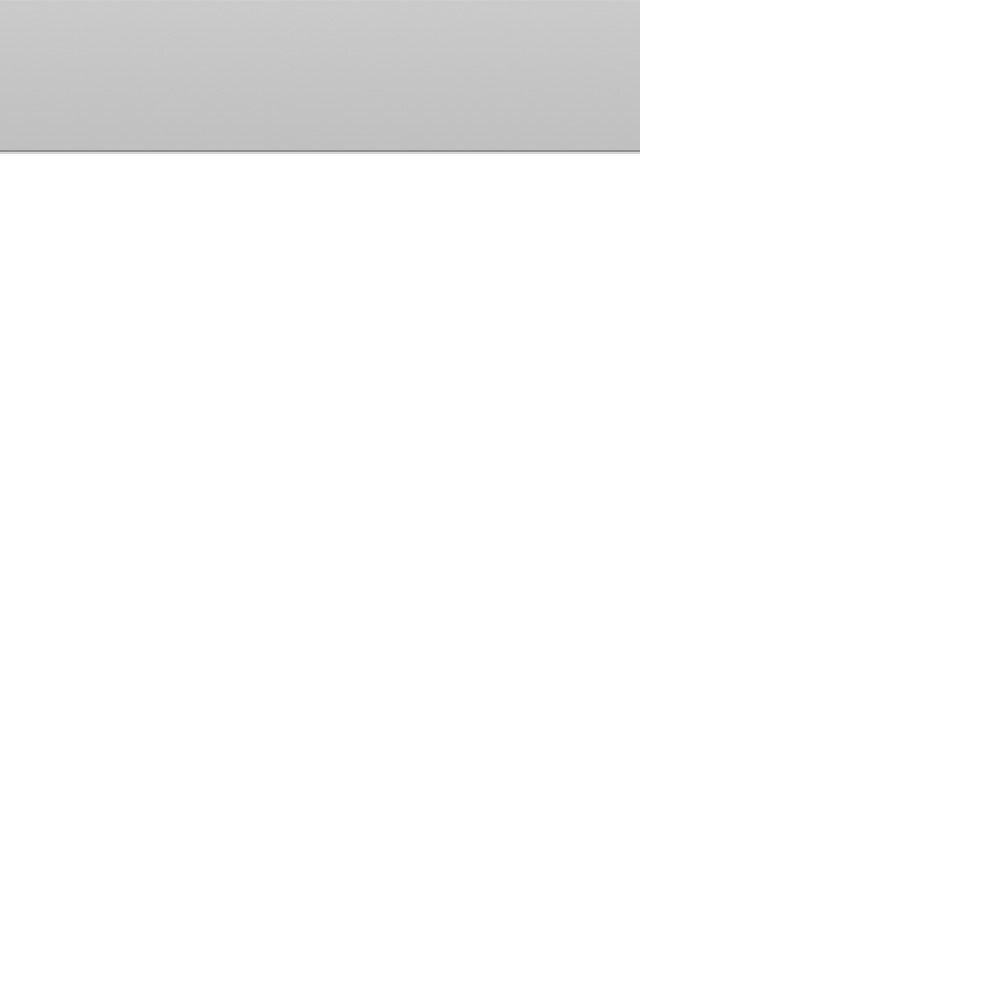
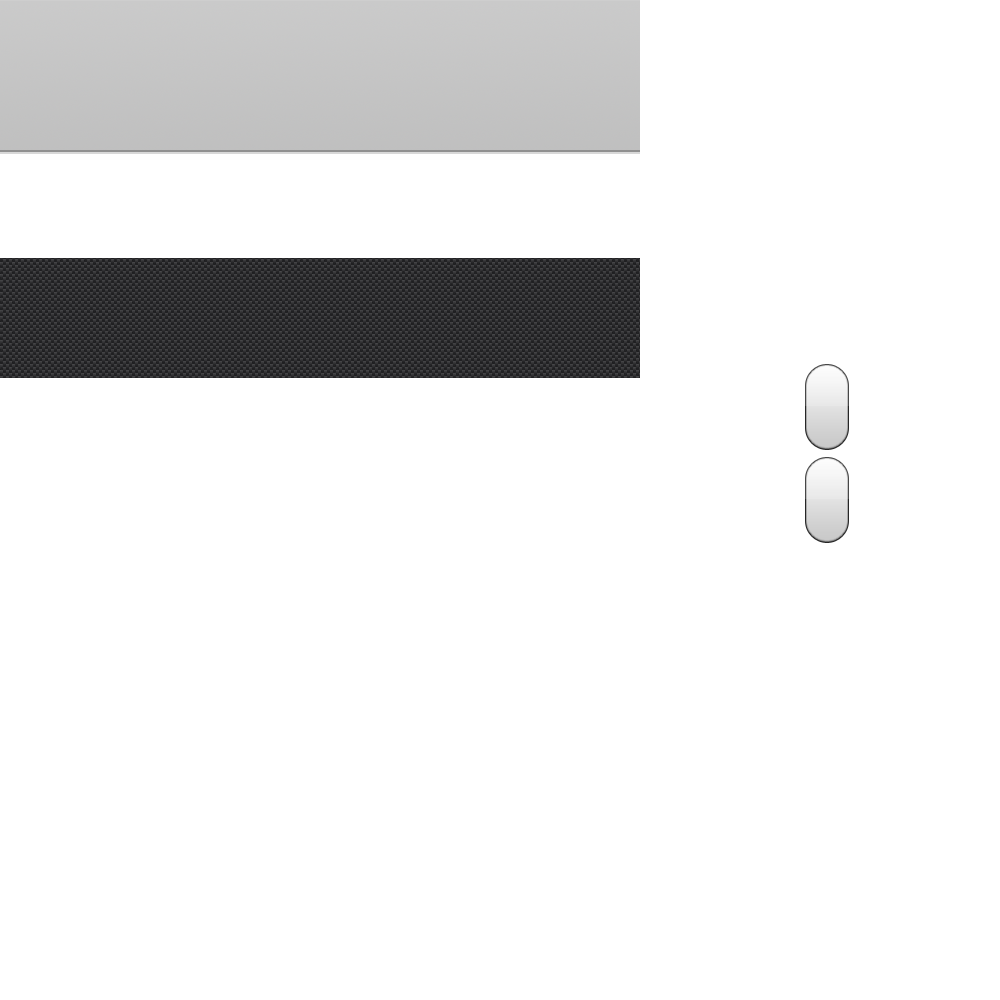
Layers edited between the first and the second w=1000, h=1000 image:
added group "Trend Background" with 1 layers above "Trend Buttons" over [0,258,640,378]
added layer "Layer 8" in group "Trend Background" over [0,258,640,378]
added group "Trend Button 3 copy" with 2 layers above "Trend Button 3" over [805,457,849,543]
added layer "Shine" (1st of 2, in "Trend Button 3 copy") (15%) in group "Trend Button 3 copy" over [805,457,849,499]
added layer "Gray Button" (1st of 2, in "Trend Button 3 copy") in group "Trend Button 3 copy" over [805,457,849,543]
added group "Trend Button 3" with 2 layers above "Image Well" over [805,364,849,450]
added layer "Shine" (2nd of 2, in "Trend Button 3") (15%) in group "Trend Button 3" over [805,364,849,406]
added layer "Gray Button" (2nd of 2, in "Trend Button 3") in group "Trend Button 3" over [805,364,849,450]
